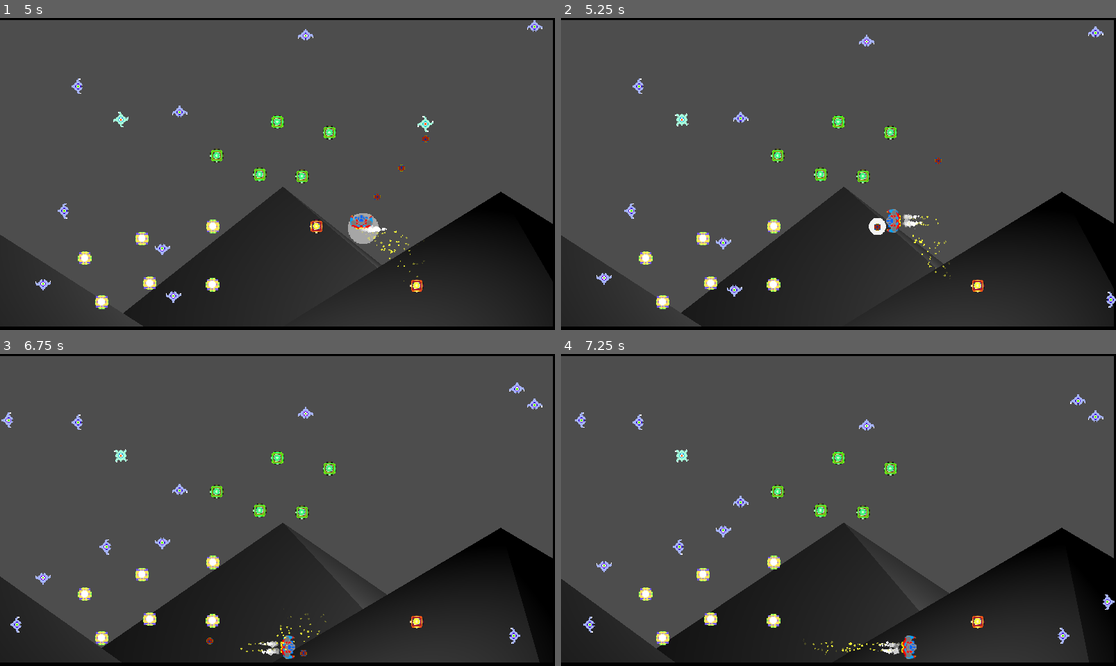
Above: before the commit, frames 1-4 (two rows, left to right).
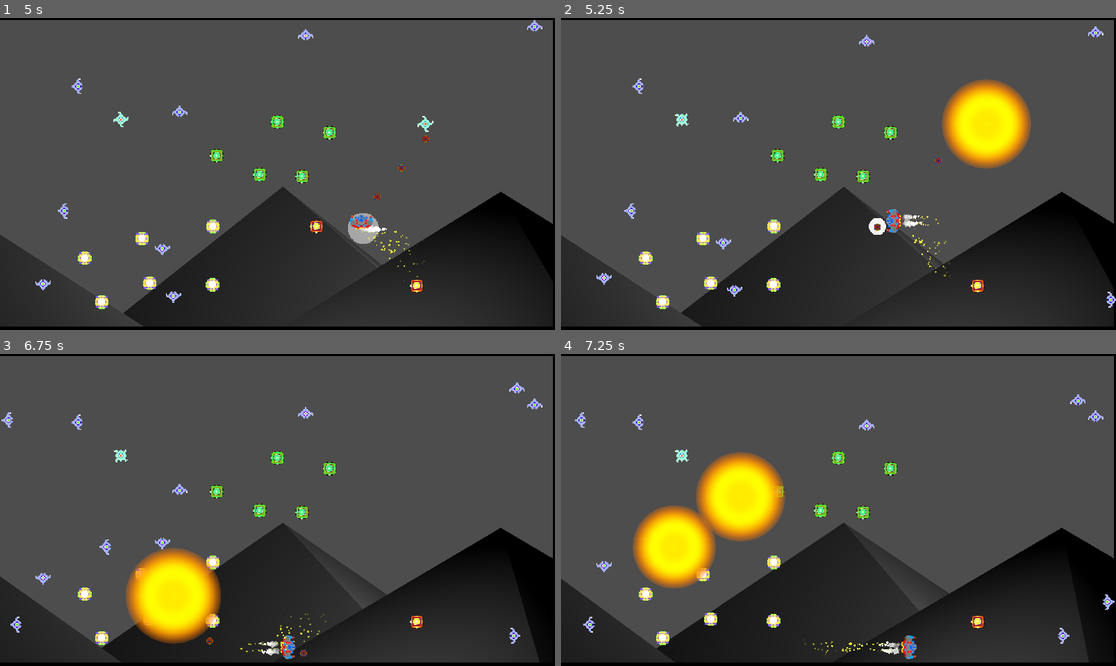
Above: after the commit, the same moments.

Repository: gamkedo-la/AttackStackCharlie
Game: Godot game, scene res://UI/MainMenu/main_menu.tscn
The game is run twice, just before and just after one commit, with the same random seed, the same clock (stepped at 60 frames per second) and the same inputs.
Inputs:
- Up to frame 1 (5 s): click "PLAY GAME" at 0.5 s; hold D (move right) 1.28-2.03 s; hold Space (shoot) 1.28-2.03 s; hold S (move down) 2.03-2.78 s; tap Space (shoot) at 2.1, 3.6 s; hold D (move right) 2.78-3.53 s; hold Space (shoot) 2.78-3.53 s; hold W (move up) 3.53-4.28 s; hold A (move left) from 4.28 s (still down); hold Space (shoot) from 4.28 s (still down)
- Up to frame 2 (5.25 s): keep holding A (move left); release Space (shoot) at 5.03 s; tap Space (shoot) at 5.1 s
- Up to frame 3 (6.75 s): release A (move left) at 5.78 s; hold S (move down) 5.78-6.53 s; hold Space (shoot) 5.78-6.53 s; hold D (move right) from 6.53 s (still down); tap Space (shoot) at 6.6 s
- Up to frame 4 (7.25 s): keep holding D (move right)

Frame 1 is identical in both runs. In frame 2, 3.6% of the frame differs, in the area x 68-85%, y 19-49%; in frame 3, 4.1%; in frame 4, 6.7%, in the area x 12-41%, y 31-76%.

Commit message:
Chain reaction explosions working for enemies

Diff:
--- a/Enemies/Enemy.gd
+++ b/Enemies/Enemy.gd
@@ -5,9 +5,9 @@
 var exploded = false
 var explosion_radius = 500
 
+var explosion_scene = preload("res://Explosions/EnemyBlast.tscn")
 signal enemy_exploded(position, radius)
 
-# Called when the node enters the scene tree for the first time.
 func _ready():
 	add_to_group("enemies")
 	setDirection(Vector2.RIGHT)
@@ -20,7 +20,12 @@
 	position += moveDir * delta * ENEMY_SPEED
 	pass
 
+func destroy():
+	var explosion = explosion_scene.instantiate()
+	explosion.position = position
+	get_tree().root.call_deferred("add_child", explosion)
+	queue_free()
+
 func _on_projectile_detector_area_entered(area):
 	if area.is_in_group("bullet"):
-		print("enemy exploding")
-		queue_free()
+		destroy()
--- /dev/null
+++ b/Explosions/EnemyBlast.gd
@@ -0,0 +1,33 @@
+extends Area2D
+
+var max_scale = 4
+var growth_rate = 0.2
+var active = true
+
+func _ready():
+	scale = Vector2(0.1, 0.1)
+	self.connect("area_entered", Callable(self, "_on_Area2D_area_entered"))
+
+func _process(delta):
+	if scale.x < max_scale and active:
+		scale += Vector2(growth_rate, growth_rate)
+		update_collision_shape()
+	else:
+		queue_free()
+
+func update_collision_shape():
+	if $CollisionShape2D.shape is CircleShape2D:
+		$CollisionShape2D.shape.radius = 10.0 * scale.x
+
+func _on_Area2D_area_entered(area):
+	# print("Area entered: ", area.name)
+	var areaParent = area.get_parent()
+	if areaParent.is_in_group("enemies") and active:
+		# print("Destroying enemy: ", areaParent.name)
+		if areaParent.has_method("destroy"):
+			areaParent.destroy()
+		else:
+			print("No destroy method found")
+
+func deactivate():
+	active = false
--- /dev/null
+++ b/Explosions/EnemyBlast.tscn
@@ -0,0 +1,17 @@
+[gd_scene load_steps=4 format=3 uid="uid://bq73d6o8w0lgq"]
+
+[ext_resource type="Script" path="res://Explosions/EnemyBlast.gd" id="1_urs3d"]
+[ext_resource type="Texture2D" uid="uid://b0bmb8pipi6uq" path="res://Explosions/blast.png" id="2_hfxop"]
+
+[sub_resource type="CircleShape2D" id="CircleShape2D_cla4d"]
+
+[node name="EnemyBlast" type="Area2D"]
+script = ExtResource("1_urs3d")
+
+[node name="CollisionShape2D" type="CollisionShape2D" parent="."]
+shape = SubResource("CircleShape2D_cla4d")
+
+[node name="Blast" type="Sprite2D" parent="."]
+position = Vector2(2.08165e-12, 2.08165e-12)
+scale = Vector2(0.25, 0.25)
+texture = ExtResource("2_hfxop")
Not shown, added: Enemies/blast.png.import
Binary file added: Explosions/blast.png
Not shown, added: Explosions/blast.png.import
